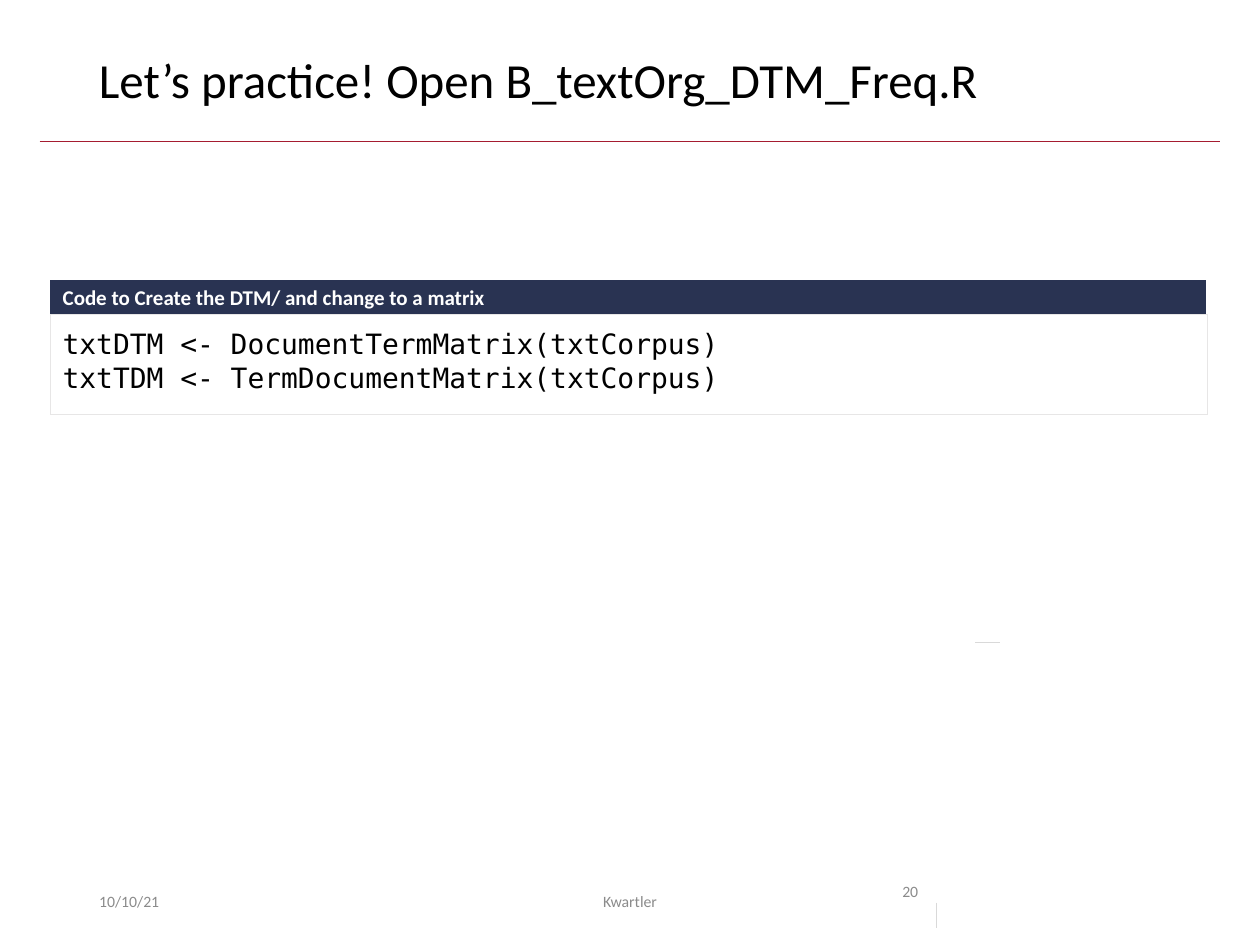
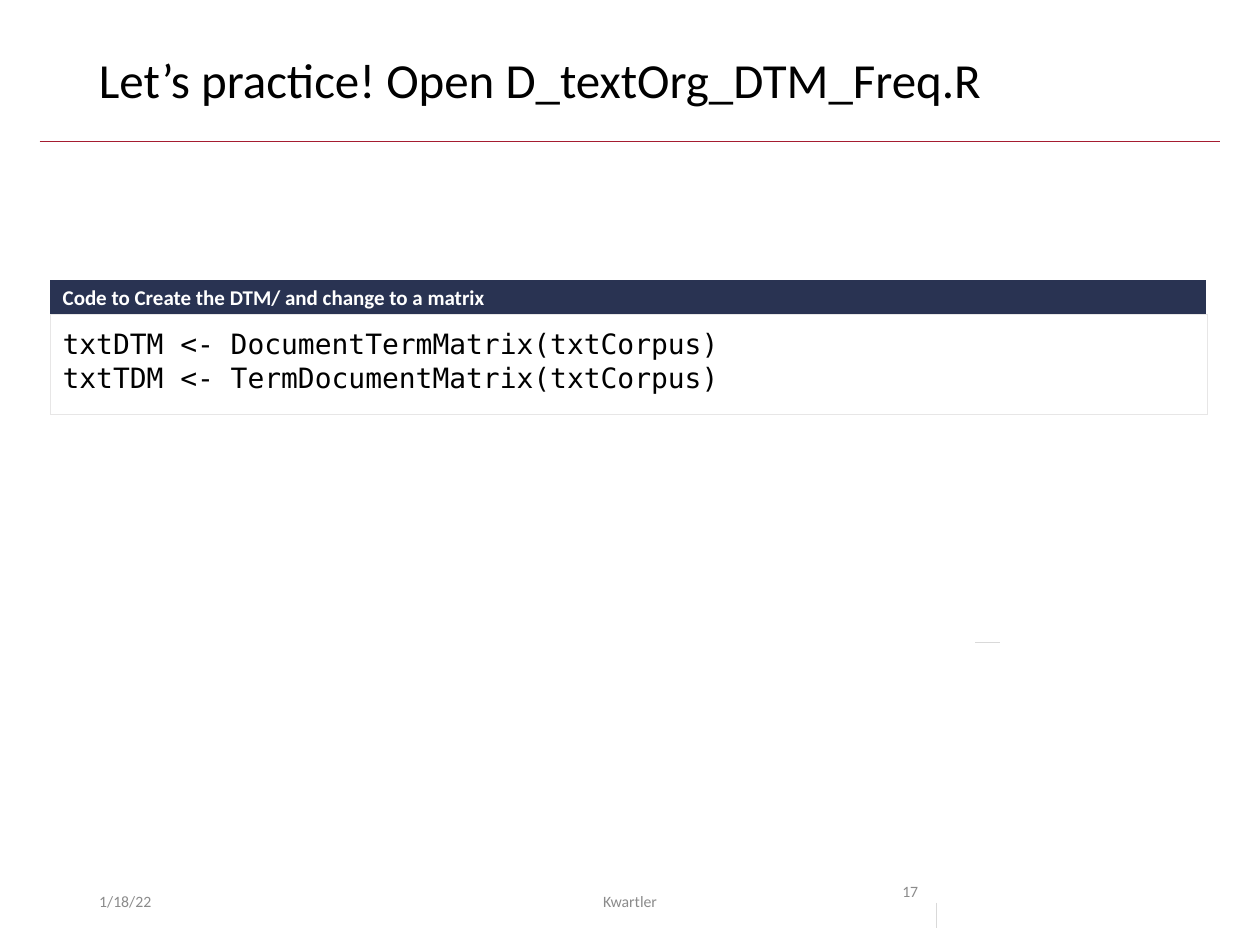
Before and after one commit to kwartler/Hult_NLP_student_intensive, a slide deck: slide 17 of lessons/class2/Class2B_Preprocessing_TF.pptx (slide 20 before the commit). Drawn at 1260x945 pixels with LibreOffice and Linux fonts; fonts in the diff are those of the drawing. Boxes give left, top, right and bottom in pixels: in the first picture for what was removed or moved away, otherwise in the second. Text is boxed around its words. In the diff, an @@ line names an element or a change of style, - is before the commit and + after.

```diff
--- a/lessons/class2/Class2B_Preprocessing_TF.pptx
+++ b/lessons/class2/Class2B_Preprocessing_TF.pptx
@@ text at box(99, 63, 981, 107): text changed @@
-Let’s practice! Open B_textOrg_DTM_Freq.R
+Let’s practice! Open D_textOrg_DTM_Freq.R
@@ text at box(99, 896, 151, 908): text changed @@
-10/10/21
+1/18/22
@@ page number at box(902, 887, 918, 897): text changed @@
-20
+17
```
Also in this commit, not shown: 19 other slides changed, 1 slide removed, 6 other files.
